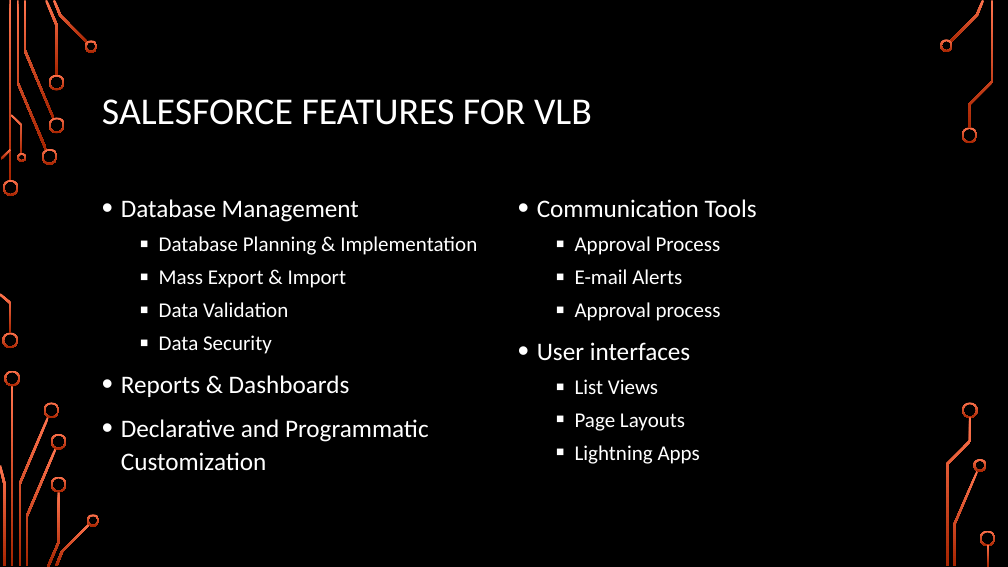
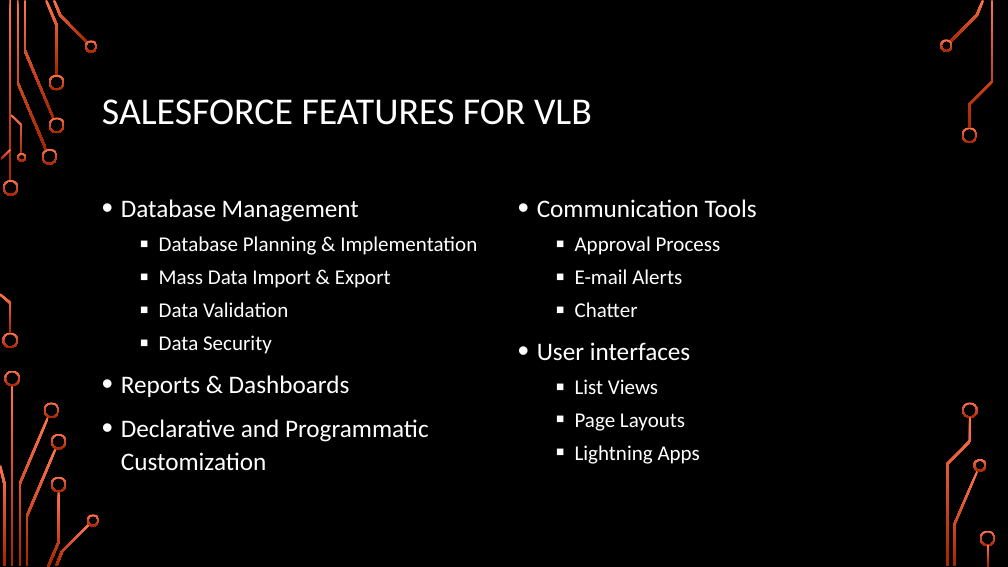
Before and after one commit to RevatureSFNTraining/Project0_Inferno, a slide deck: slide 4 of Project 0 Presentation - IE.pptx. Drawn at 1008x567 pixels with LibreOffice and Linux fonts; fonts in the diff are those of the drawing; background and template pictures are left out. Boxes give left, top, right and bottom in pixels: in the first picture for what was removed or moved away, otherwise in the second. Text is boxed around its words. In the diff, an @@ line names an element or a change of style, - is before the commit and + after.

```diff
--- a/Project 0 Presentation - IE.pptx
+++ b/Project 0 Presentation - IE.pptx
@@ text at [159, 270, 391, 288]: text changed @@
-  ▪ Mass Export & Import
+  ▪ Mass Data Import & Export
@@ text at [575, 302, 638, 317]: text changed @@
-  ▪ Approval process
+  ▪ Chatter
```
Also in this commit, not shown: 1 other slide changed.
